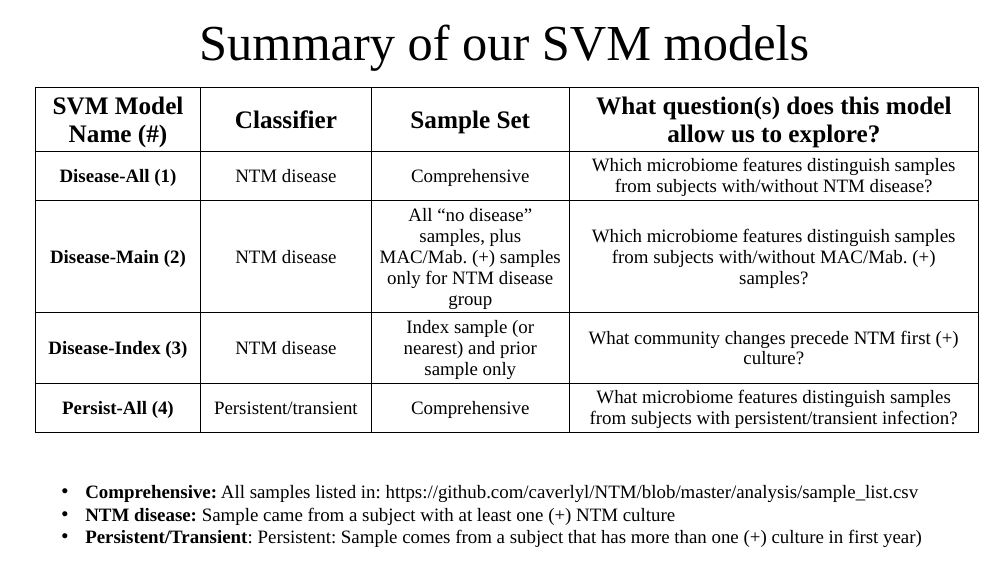
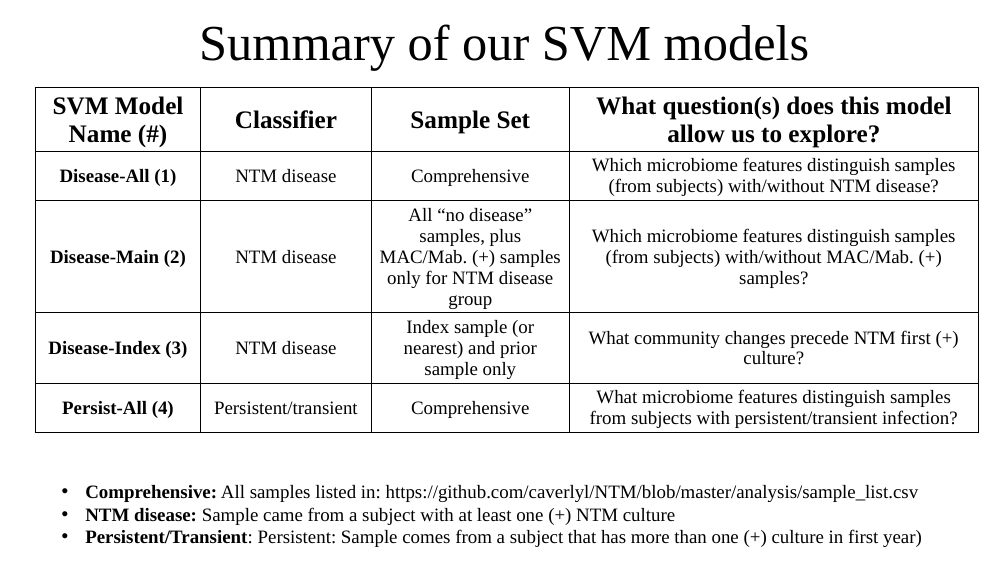
Before and after one commit to um-cf-microbiome/ml4cf, a slide deck: slide 4 of figures/src_files/NTM_Update_3_12_18.pptx. Drawn at 1008x567 pixels with LibreOffice and Linux fonts; fonts in the diff are those of the drawing. Boxes give left, top, right and bottom in pixels: in the first picture for what was removed or moved away, otherwise in the second. Text is boxed around its words. In the diff, an @@ line names an element or a change of style, - is before the commit and + after.

```diff
--- a/figures/src_files/NTM_Update_3_12_18.pptx
+++ b/figures/src_files/NTM_Update_3_12_18.pptx
@@ table at bbox=[36, 88, 979, 458] @@
-row 2, column 4: Which microbiome features distinguish samples from subjects with/without NTM disease?
+row 2, column 4: Which microbiome features distinguish samples (from subjects) with/without NTM disease?
-row 3, column 4: Which microbiome features distinguish samples from subjects with/without MAC/Mab. (+) samples?
+row 3, column 4: Which microbiome features distinguish samples (from subjects) with/without MAC/Mab. (+) samples?
```
Also in this commit, not shown: 5 other slides changed, 1 slide added, 4 other files.
